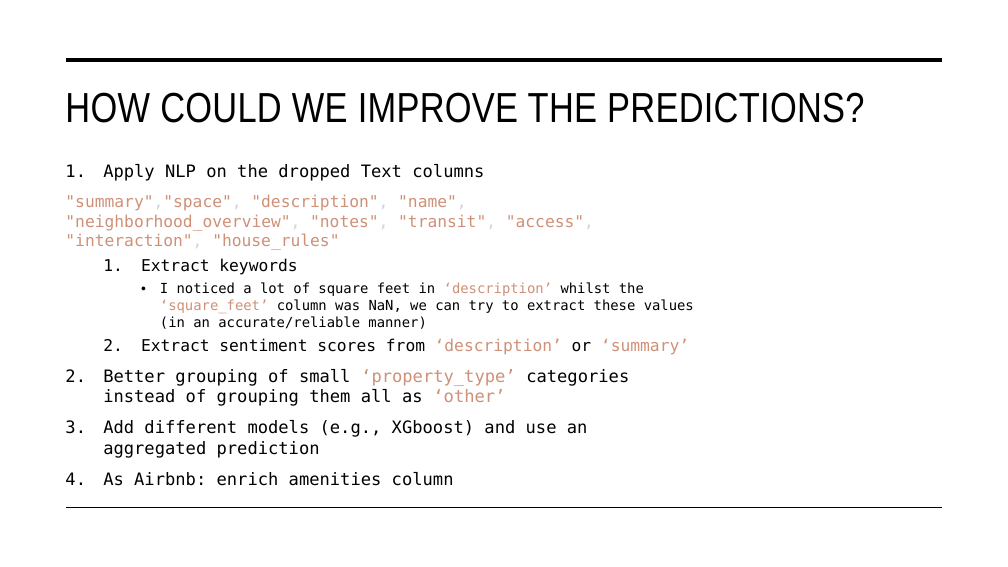
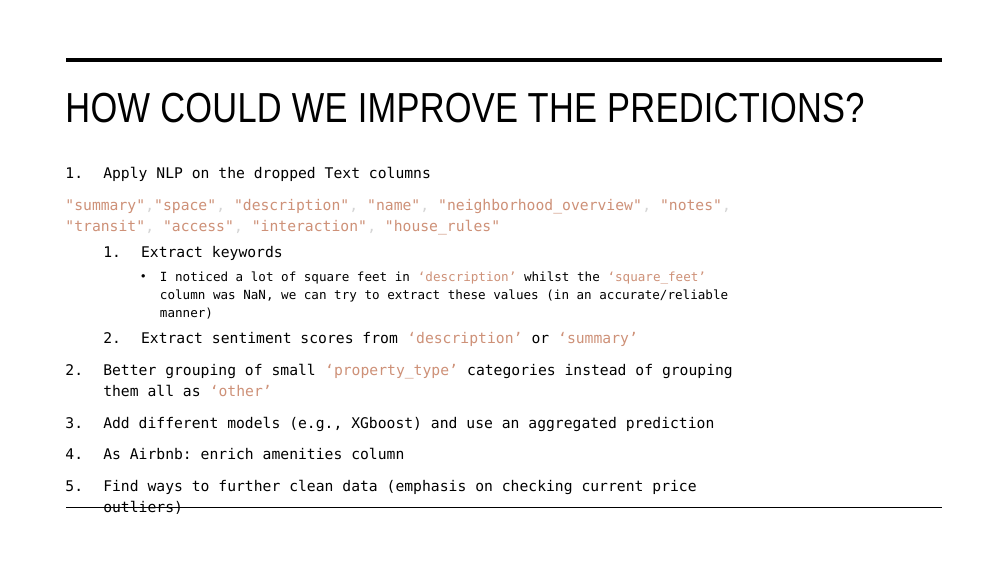
Before and after one commit to julianderks/DSL-Case, a slide deck: slide 37 of Case DSL – Julian Derks.pptx. Drawn at 1008x567 pixels with LibreOffice and Linux fonts; fonts in the diff are those of the drawing. Boxes give left, top, right and bottom in pixels: in the first picture for what was removed or moved away, otherwise in the second. Text is boxed around its words. In the diff, an @@ line names an element or a change of style, - is before the commit and + after.

Commit message:
final update

```diff
--- a/Case DSL – Julian Derks.pptx
+++ b/Case DSL – Julian Derks.pptx
@@ text at box(65, 166, 733, 460): size 16.3 to 14 pt in "Apply NLP on the dropped Text columns", "Better grouping of small ‘property_type’ categories instead ...", "Add different models (e.g., XGboost) and use ...", "As Airbnb: enrich amenities column"; size 15.5 to 14 pt in ""summary","space", "description", "name", "neighborhood_over ...", "Extract keywords", "Extract sentiment scores from ‘description’ or ‘summary’"; size 13.2 to 12 pt in "I noticed a lot of square feet ..."; line spacing 1 to 1.2 @@
@@ text at box(103, 479, 696, 514): paragraph added @@
+5. Find ways to further clean data (emphasis on checking current price outliers)
```
